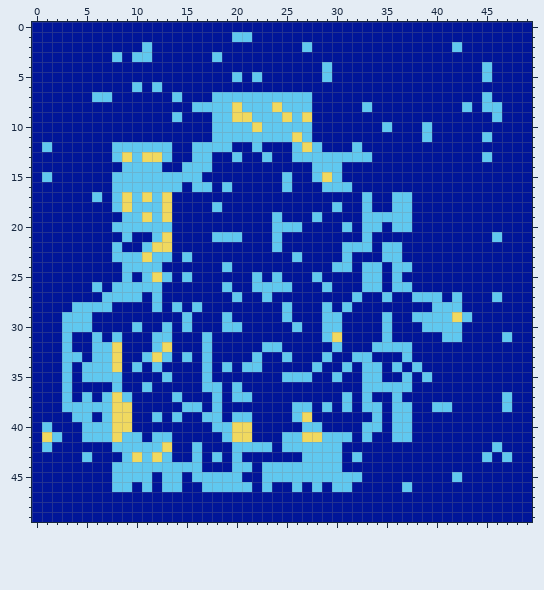
Two states of a pixel-art sprite, Resources/BitMapWFC/test/testOutput.png. That is the earlier state.
The file is 50x50 pixels.
After the commit:
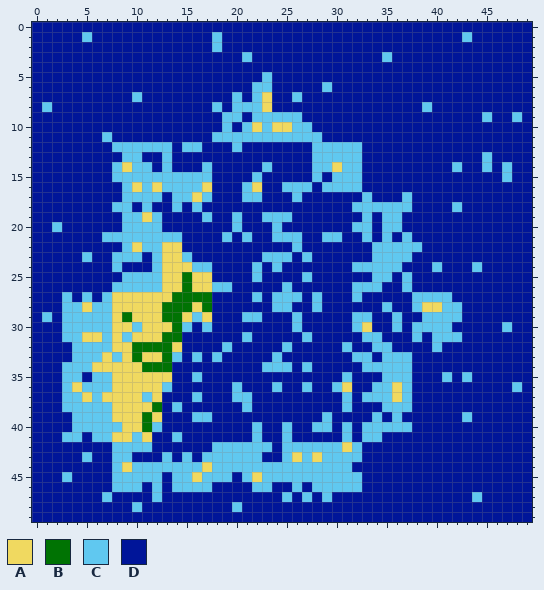
Palette (. is transparent): A #f0d960  B #007303  C #60c8f0  D #001599
Change:
Changed rows in their new state; - is an unchanged pixel.
first column x 1:
 1 ----C------------C-DD---------------------C-----
 2 ----------D------C--------D--------------D------
 3 -------D-DD------D--C-------------C-------------
 4 ----------------------------D---------------D---
 5 -------------------D-DC-----D---------------D---
 6 ---------D-D---------CC-----C-------------------
 7 -----DD--C---D---DD-D-ADD-D-----------------D---
 8 C--------------DD-DC--ADDDD-----D-----C---D-DD--
 9 -------------D---D-CD---C-D-----------------CD-C
10 -----------------D-D---AA---------D---D---------
11 ------C------------------C-C----------D-----D---
12 D-------------C-DDDC-D---DD-CCC-----------------
13 -------DC-DD---DD--D--D--DD-----D---------------
14 -------CA--DC-DD------C------ACC---------C--C-C-
15 D---------------C----C--D---D-CC--------------C-
16 -------D-A-A--C-A-D-CA---CC----C----------------
17 -----D-DC-C-DCCAC---CC---C---------D------------
18 --------CD-DDC-C-D-----------D-C-CC------C------
19 ------------D---C--C--C-C--D-----D--D-----------
20 -C-----D----D------C----DD----DC-DC-D-----------
21 ------CC-CC-CC---D-DC---CC--CC----C-C--------D--
22 -------DCA-C-A---------D-C----DDDC--CC----------
23 ----C-----D-AA--------CCCDC---D--C--C-----------
24 -------CDDD-AAACC-D--C-C-----DDC--C-D--C---C----
25 ---------C-CAABAA------D--CD----D-CDC-----------
26 -----D------AABAAC---DDD----D--C---D------------
27 --C-C--AAAAAABBBB--D-CDCCC-C------D-----CD---D--
28 --C-A--AAAAABBBAB------C---CD-D---C--CAA--------
29 C----CCABAAABBACA-D-CC--DC--DD-CC-DC-D---CD-----
30 -----CCAA-AAAB--C-DD--------DD-CA-DC-C---D----C-
31 ---CAACACAAABB--D---C-----C-DD--CCD--C-C------D-
32 --DCC---ABBBBA--D-C---DDC----DC----DD--C--------
33 --D-C-ACABA-BCDCDC---D-CD---D-----CC------------
34 ---C-AA-AABBB---D-D-DDCCC-CD--D---C-CD----------
35 ---CD--AAAAAA--CD-------DDD--DC-DDCC--D-C-C-----
36 ---ACCCAAAAAC---DD-----C--C--CA-D--A-----------C
37 ---CACA-AACA-D-C-D---------------CCAC---------D-
38 ---------AAB-CDD-D--C----DD-D---DDC----DD-----D-
39 -----C---ABA-D-C-D-DD----DD-C-------D-----C-----
40 D--C---C-ABC-----DDDDC--C-D-C-C---C-------------
41 DDCCD---A-ADDC----DDDC---DDDDD---C-DD-----------
42 D----------DD--D-CC-----------AC-------------D--
43 -------C-DDD--CDC-C-CC--CA-A--C-------------D-D-
44 --------A-------ACC--C--------C-----------------
45 --C--------CD-CA---DCA-------------------D------
46 ---------CDCD-CC-DDDDC------C--C----D-----------
47 ------C----C------------C-C-C--------------C----
48 ---------C---------C----------------------------
Changed places in both pictures, as pixel boxes (x1, y1, x2, y2):
changed: (42, 32, 522, 512)
